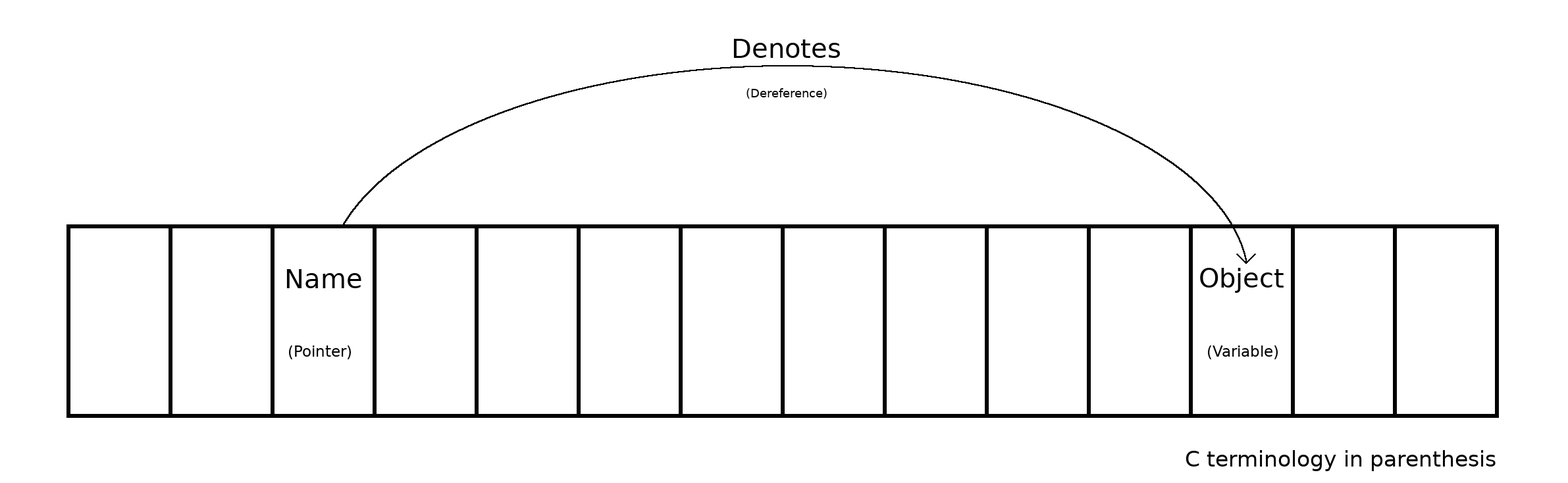
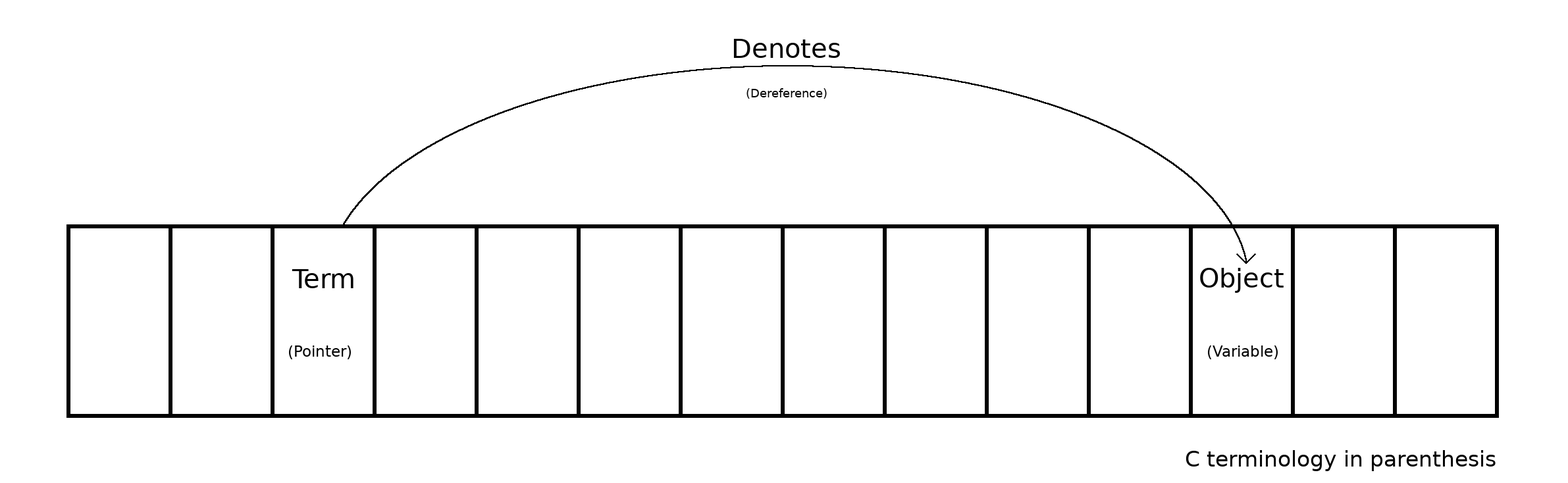
Two versions of the same layered image (1568 × 483). Layer-by-layer changes:
renamed "Name" to "Term", painted on it over [286, 269, 362, 289]
